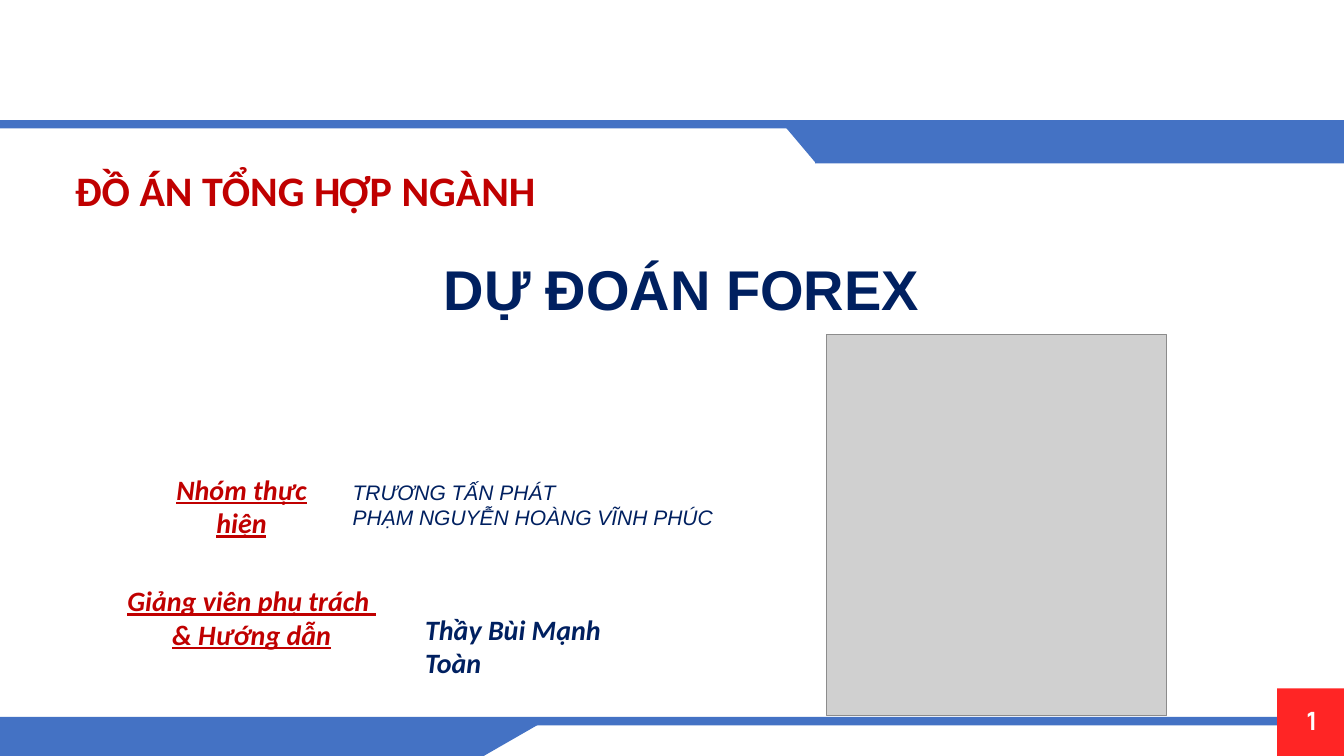
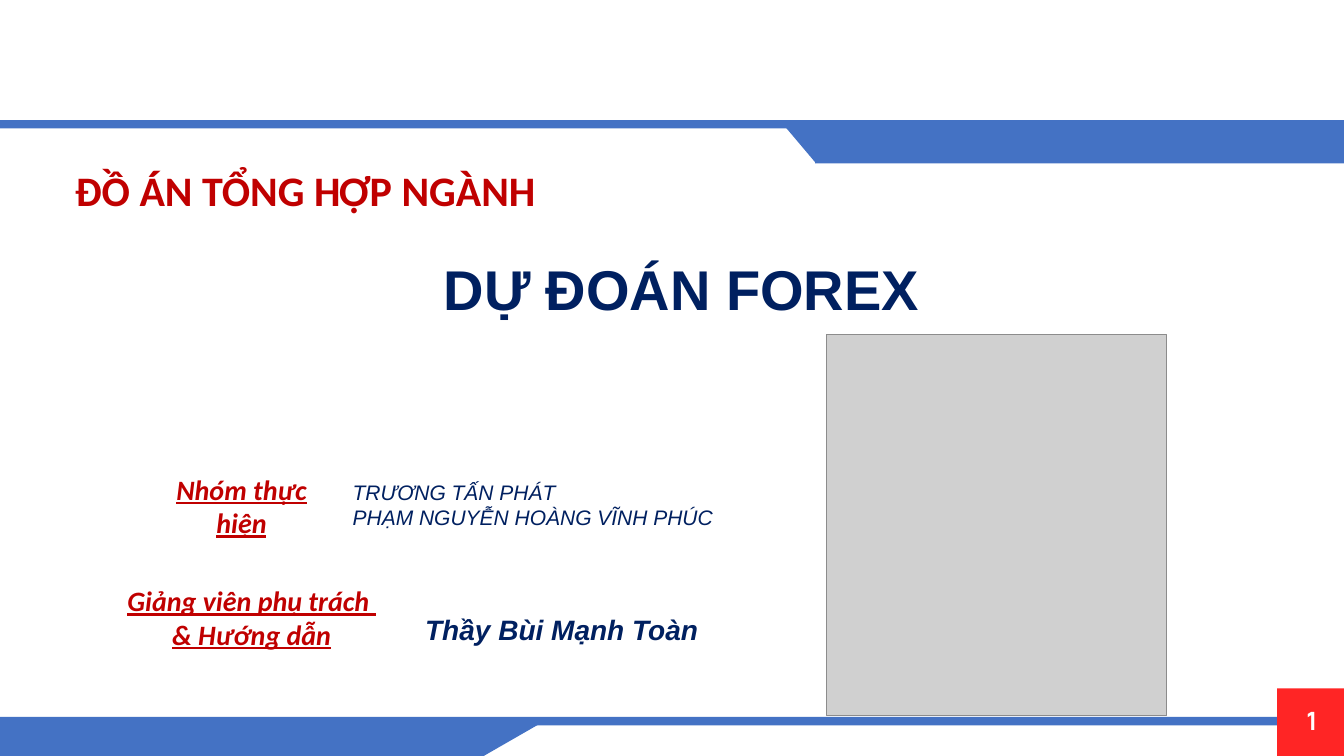
Before and after one commit to OrangeFoxie/DO-AN-TONG-HOP, a slide deck: slide 1 of PowerPoint/slide/DATH-01.pptx. Drawn at 1344x756 pixels with LibreOffice and Linux fonts; fonts in the diff are those of the drawing; grey boxes stand for pictures; background and template pictures are left out. Boxes give left, top, right and bottom in pixels: in the first picture for what was removed or moved away, otherwise in the second. Text is boxed around its words. In the diff, an @@ line names an element or a change of style, - is before the commit and + after.

```diff
--- a/PowerPoint/slide/DATH-01.pptx
+++ b/PowerPoint/slide/DATH-01.pptx
@@ text "Thầy Bùi Mạnh Toàn" at (425,618,698,645): font Calibri to Arial @@
```
Also in this commit, not shown: 10 other slides changed, 15 slides added, 14 other files.
